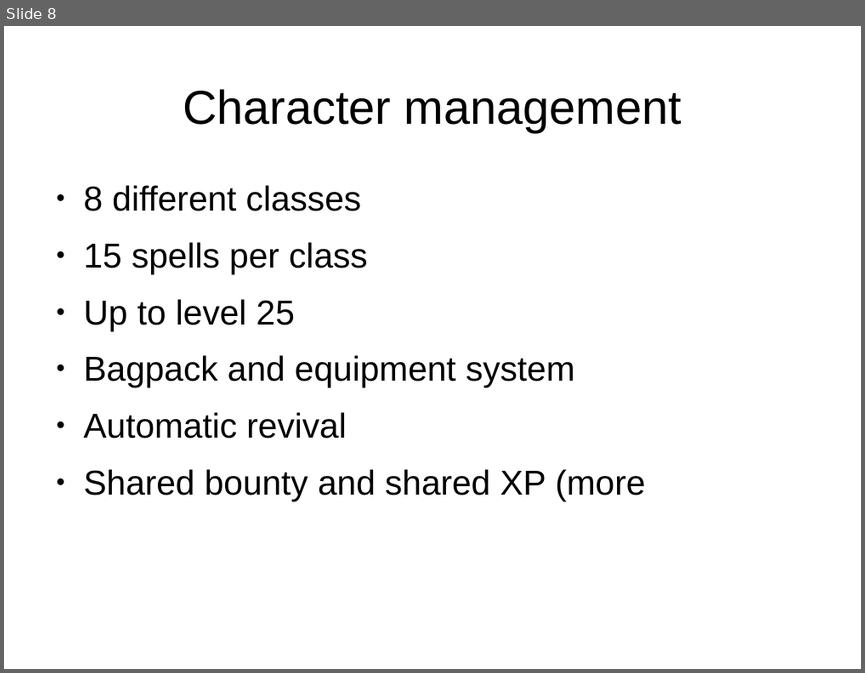
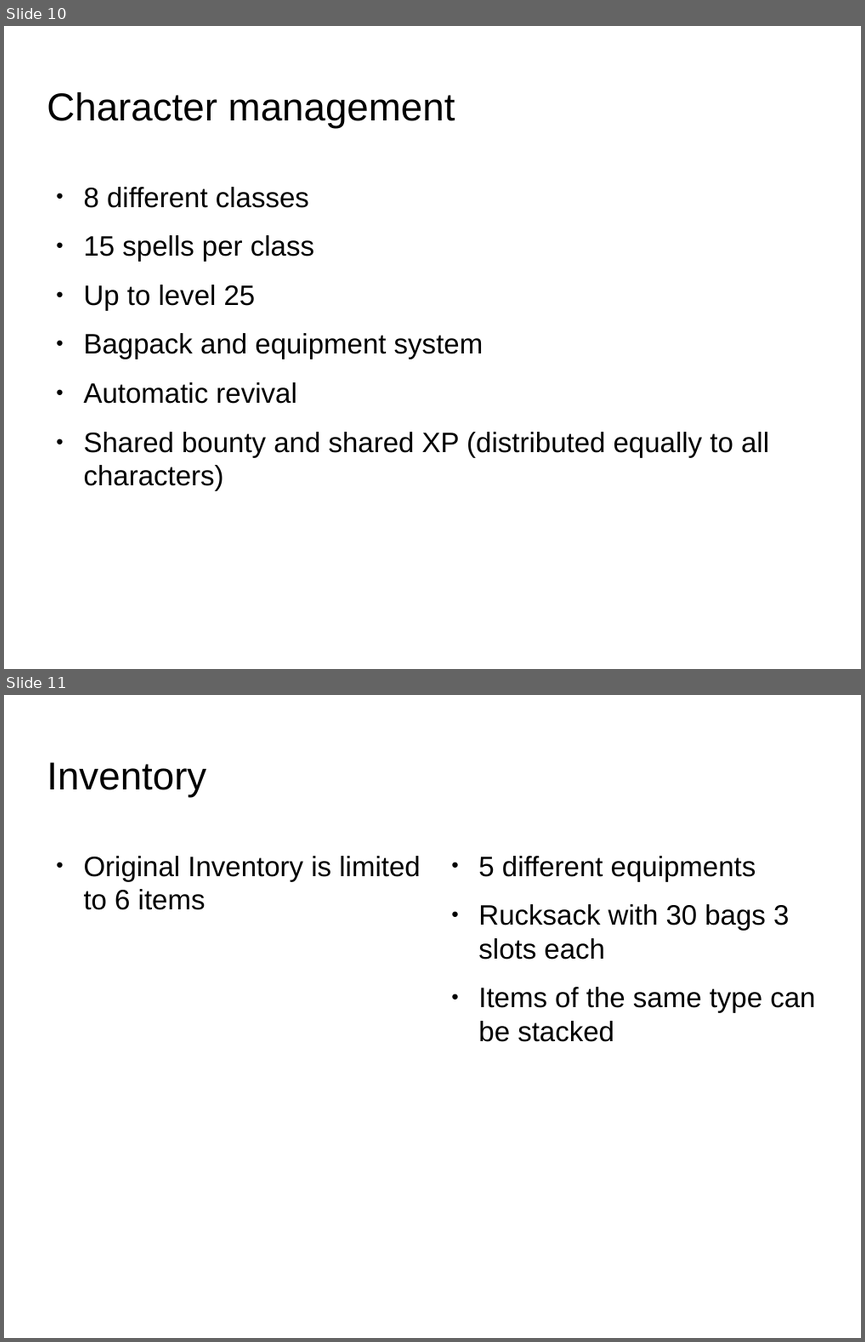
Before and after one commit to tdauth/dmdf, a slide deck: doc/presentation.odp. Shown one above the other, each under a label of ours: slide 8 before the commit, slides 10 and 11 after it. The pictures are 865x673 and 865x1342 pixels, drawn with LibreOffice and Linux fonts; fonts in the diff are those of the drawing; background and template pictures are left out. Boxes give left, top, right and bottom in pixels: in the first picture for what was removed or moved away, otherwise in the second. Text is boxed around its words. In the diff, an @@ line names an element or a change of style, - is before the commit and + after.

```diff
--- a/doc/presentation.odp
+++ b/doc/presentation.odp
@@ slide 11 added at [4,695,861,1338], background picture (left out) @@
@@ title added at [46,762,206,798], 36 pt, text #000000 @@
+Inventory
@@ text added at [84,856,420,910], 26 pt, text #000000 @@
+● Original Inventory is limited to 6 items
@@ text added at [478,856,815,1042], 26 pt, text #000000 @@
+● 5 different equipments
+● Rucksack with 30 bags 3 slots each
+● Items of the same type can be stacked
@@ what was slide 8 is now slide 10 @@
@@ slide 10 changed as well @@
@@ title "Character management": place and size @@
-title "Character management" at [182,89,681,132]
+title "Character management" at [46,92,455,129]
@@ title "Character management" at [46,92,455,129]: size 44 to 36 pt; alignment centre to left @@
@@ text at [84,187,483,403]: size 32 to 26 pt in "8 different classes", "15 spells per class", "Up to level 25", "Bagpack and equipment system" and 1 more places @@
@@ text at [84,431,769,491]: text changed; size 32 to 26 pt @@
-● Shared bounty and shared XP (more
+● Shared bounty and shared XP (distributed equally to all characters)
```
Also in this commit, not shown: 9 other slides changed, 4 other slides added, 7 other files.
